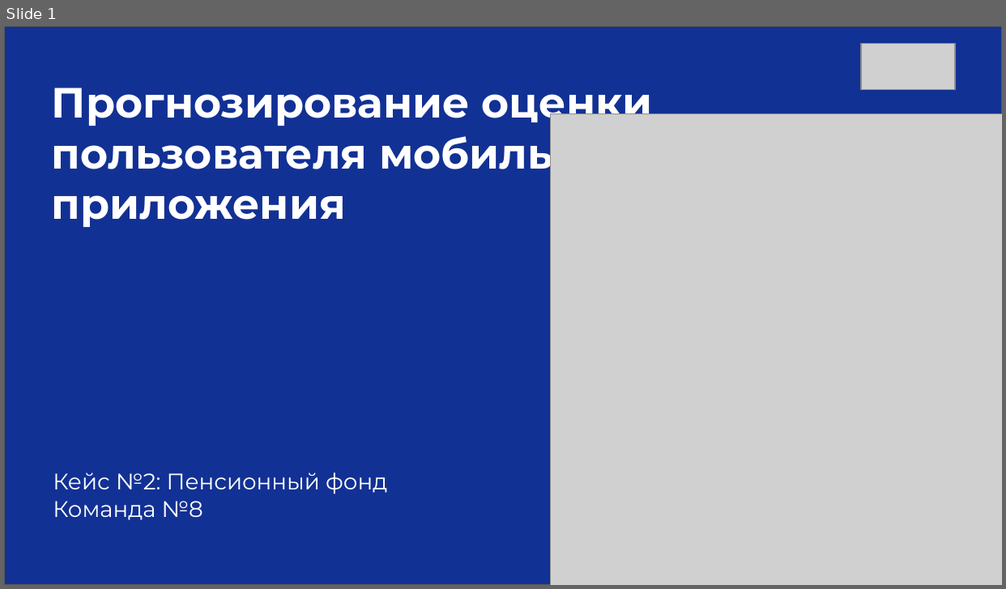
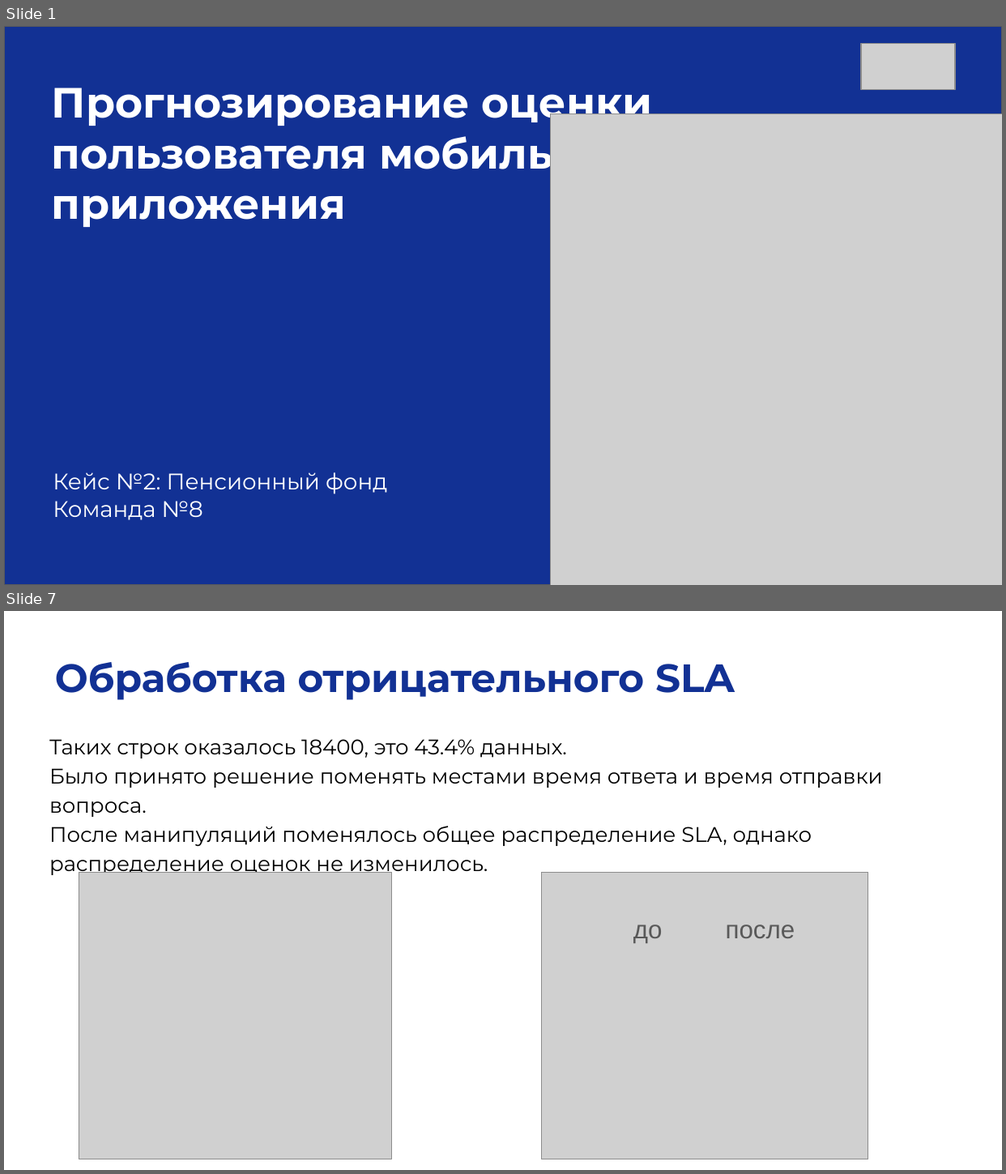
Before and after one commit to smirnoffmg/team-8-case-2, a slide deck: Презентация_CSAT_Команда8.pptx. Shown one above the other, each under a label of ours: slide 1 before the commit, slides 1 and 7 after it; the slides between them are not shown. The pictures are 1006x589 and 1006x1174 pixels, drawn with LibreOffice and Linux fonts; fonts in the diff are those of the drawing; grey boxes stand for pictures. Boxes give left, top, right and bottom in pixels: in the first picture for what was removed or moved away, otherwise in the second. Text is boxed around its words. In the diff, an @@ line names an element or a change of style, - is before the commit and + after.

```diff
--- a/Презентация_CSAT_Команда8.pptx
+++ b/Презентация_CSAT_Команда8.pptx
@@ slide 7 added at (4, 611, 1002, 1170), background #FFFFFF @@
@@ text added at (55, 662, 735, 700), 28 pt, text #123194, bold @@
+Обработка отрицательного SLA
@@ text added at (49, 739, 883, 876), 15 pt, text #000000 @@
+Таких строк оказалось 18400, это 43.4% данных.
+Было принято решение поменять местами время ответа и время отправки вопроса.
+После манипуляций поменялось общее распределение SLA, однако распределение оценок не изменилось.
@@ picture added at (79, 872, 393, 1159) @@
@@ picture added at (542, 872, 868, 1159) @@
@@ text added at (633, 924, 795, 943), 18 pt, text #595959 @@
+до после
```
Also in this commit, not shown: 4 slides changed, 11 other slides added, 3 slides removed, 1 other file.
